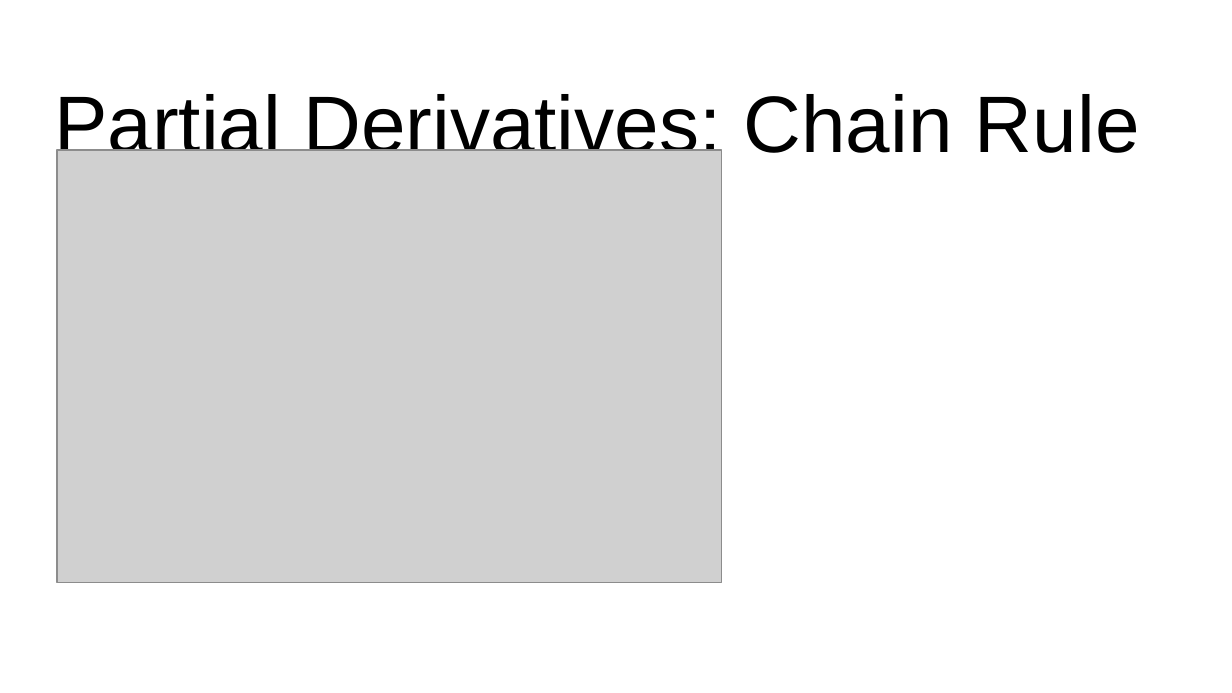
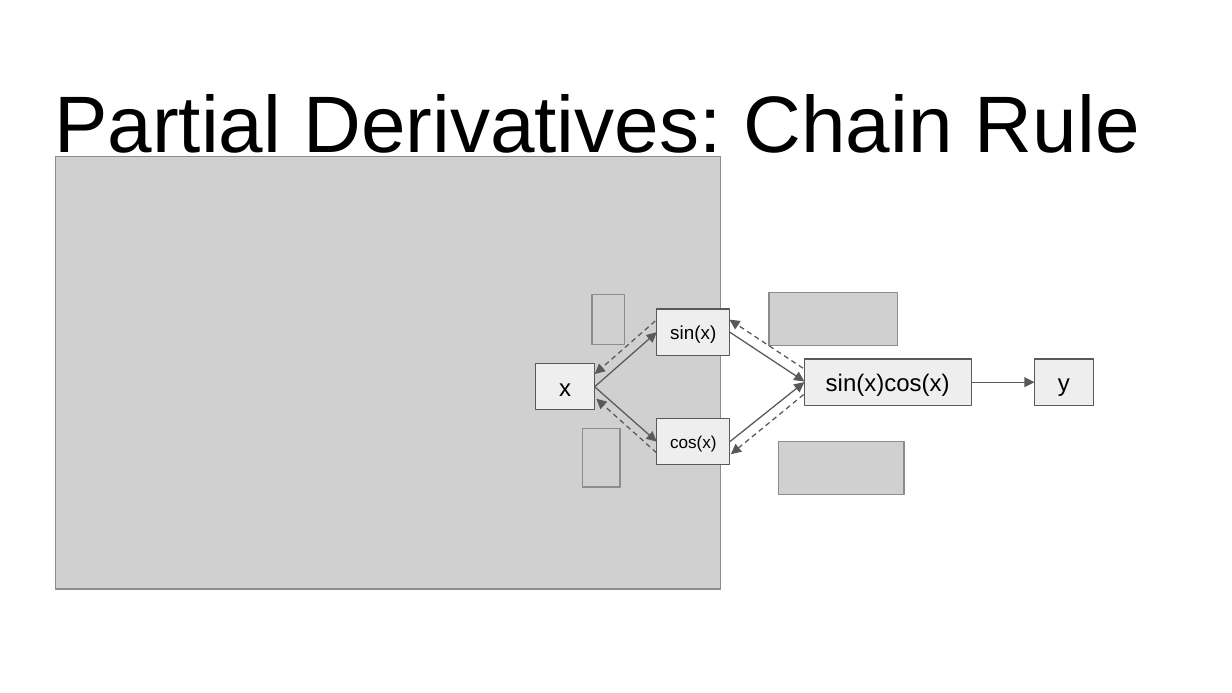
Before and after one commit to ankur6ue/deep-learning-course, a slide deck: slide 13 of Module 1/class_1.3/deep_learning_course_class_1.3.pptx (slide 10 before the commit). Drawn at 1232x693 pixels with LibreOffice and Linux fonts; fonts in the diff are those of the drawing; grey boxes stand for pictures. Boxes give left, top, right and bottom in pixels: in the first picture for what was removed or moved away, otherwise in the second. Text is boxed around its words. In the diff, an @@ line names an element or a change of style, - is before the commit and + after.

```diff
--- a/Module 1/class_1.3/deep_learning_course_class_1.3.pptx
+++ b/Module 1/class_1.3/deep_learning_course_class_1.3.pptx
@@ picture: place and size @@
-picture at [57, 150, 722, 583]
+picture at [55, 156, 721, 589]
@@ picture added at [591, 294, 623, 345] @@
@@ picture added at [769, 293, 897, 346] @@
@@ arrow added from (655, 322) to (595, 375), #595959 0.75 pt dashed @@
@@ rectangle added at [657, 309, 729, 356], fill #EEEEEE, outline #595959 0.75 pt, 11 pt, text #000000 @@
+sin(x)
@@ arrow added from (803, 368) to (729, 319), #595959 0.75 pt dashed @@
@@ arrow added from (595, 387) to (657, 333), #595959 0.75 pt @@
@@ arrow added from (729, 333) to (804, 382), #595959 0.75 pt @@
@@ rectangle added at [804, 359, 971, 405], fill #EEEEEE, outline #595959 0.75 pt, 14 pt, text #000000 @@
+sin(x)cos(x)
@@ rectangle added at [1035, 359, 1094, 405], fill #EEEEEE, outline #595959 0.75 pt, 14 pt, text #000000 @@
+y
@@ rectangle added at [536, 363, 595, 410], fill #EEEEEE, outline #595959 0.75 pt, 14 pt, text #000000 @@
+x
@@ arrow added from (595, 387) to (657, 442), #595959 0.75 pt @@
@@ arrow added from (729, 442) to (804, 382), #595959 0.75 pt @@
@@ arrow added from (971, 382) to (1035, 382), #595959 0.75 pt @@
@@ arrow added from (657, 453) to (596, 399), #595959 0.75 pt dashed @@
@@ rectangle added at [657, 419, 729, 466], fill #EEEEEE, outline #595959 0.75 pt, 10 pt, text #000000 @@
+cos(x)
@@ arrow added from (803, 394) to (731, 455), #595959 0.75 pt dashed @@
@@ picture added at [583, 429, 621, 487] @@
@@ picture added at [779, 442, 904, 495] @@
```
Also in this commit, not shown: 8 other slides changed, 4 slides added, 1 slide removed, 1 other file.
